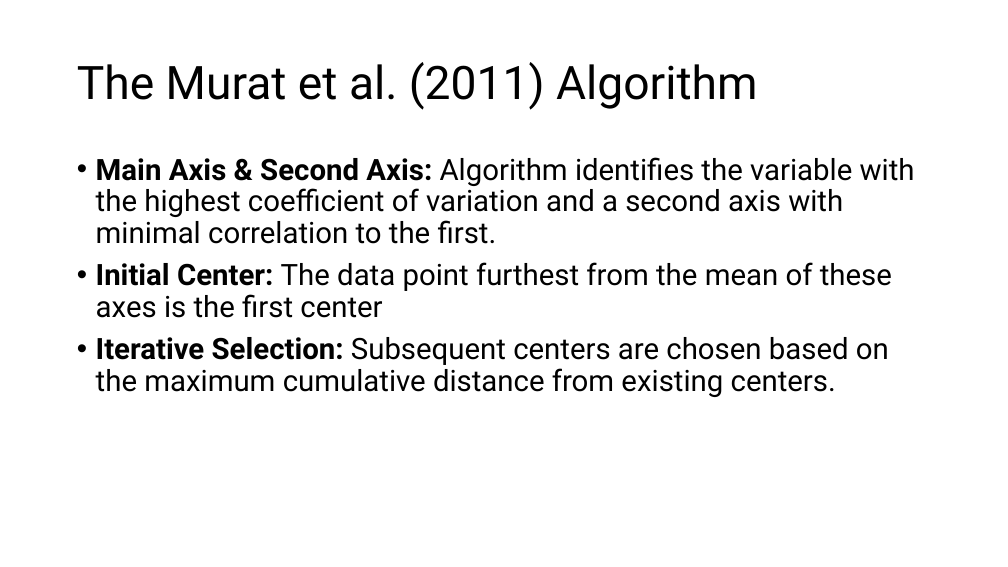
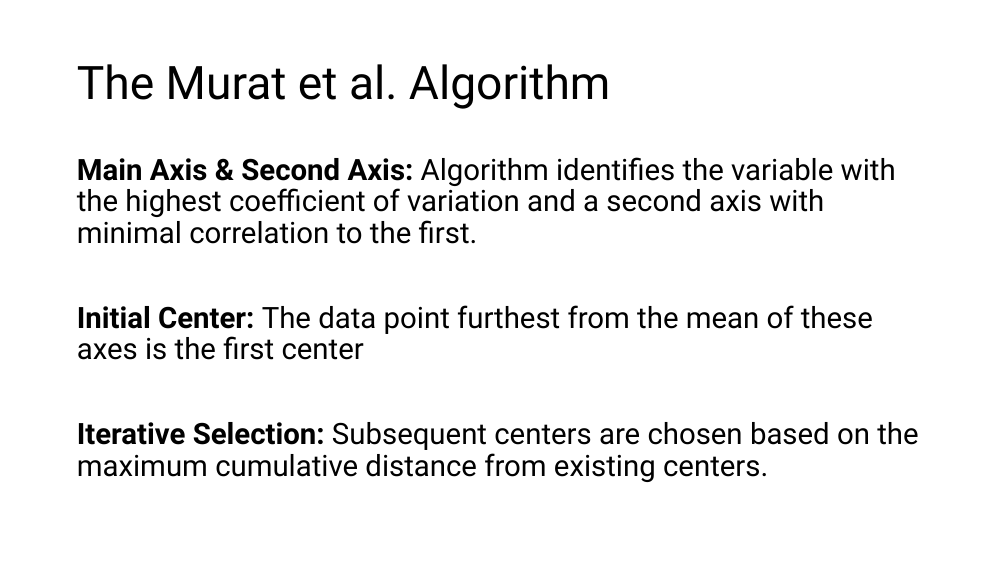
Before and after one commit to Kkmuhammad/StatsII_Spring2024, a slide deck: slide 7 of replication/my_replication/Presentation1.pptx (slide 6 before the commit). Drawn at 1008x567 pixels with LibreOffice and Linux fonts; fonts in the diff are those of the drawing. Boxes give left, top, right and bottom in pixels: in the first picture for what was removed or moved away, otherwise in the second. Text is boxed around its words. In the diff, an @@ line names an element or a change of style, - is before the commit and + after.

```diff
--- a/replication/my_replication/Presentation1.pptx
+++ b/replication/my_replication/Presentation1.pptx
@@ title at <box>77,64,610,109</box>: text changed @@
-The Murat et al. (2011) Algorithm
+The Murat et al. Algorithm
@@ text "Main Axis & Second Axis: ..." at <box>77,157,918,482</box>: bullet • to none @@
```
Also in this commit, not shown: 3 other slides changed, 14 other files.
